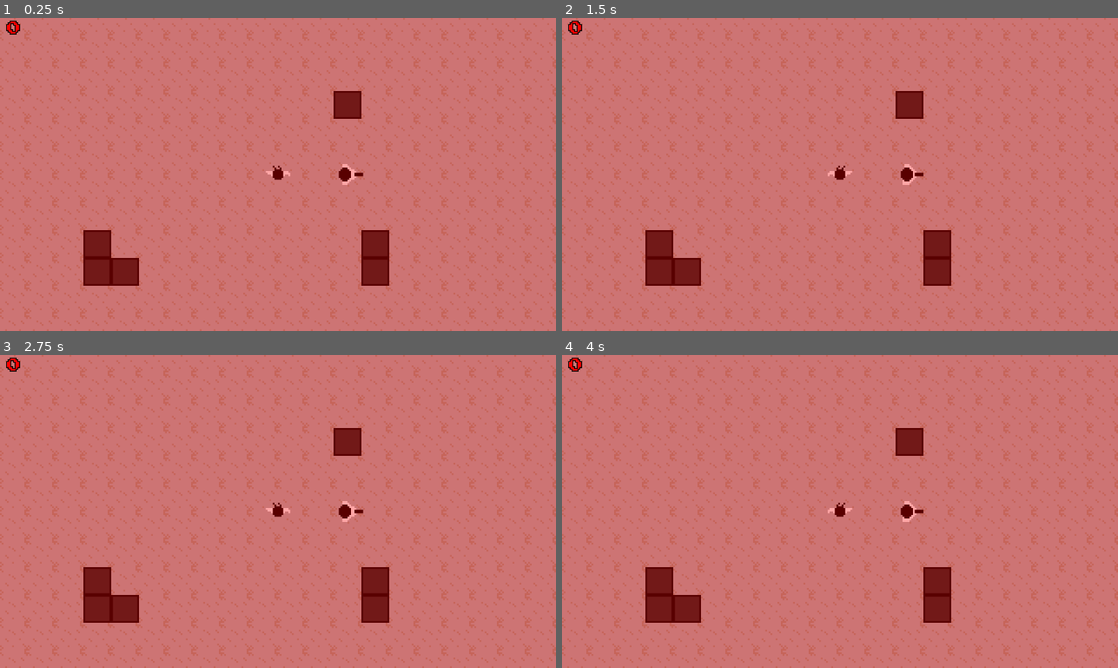
Above: before the commit, frames 1-4 (two rows, left to right).
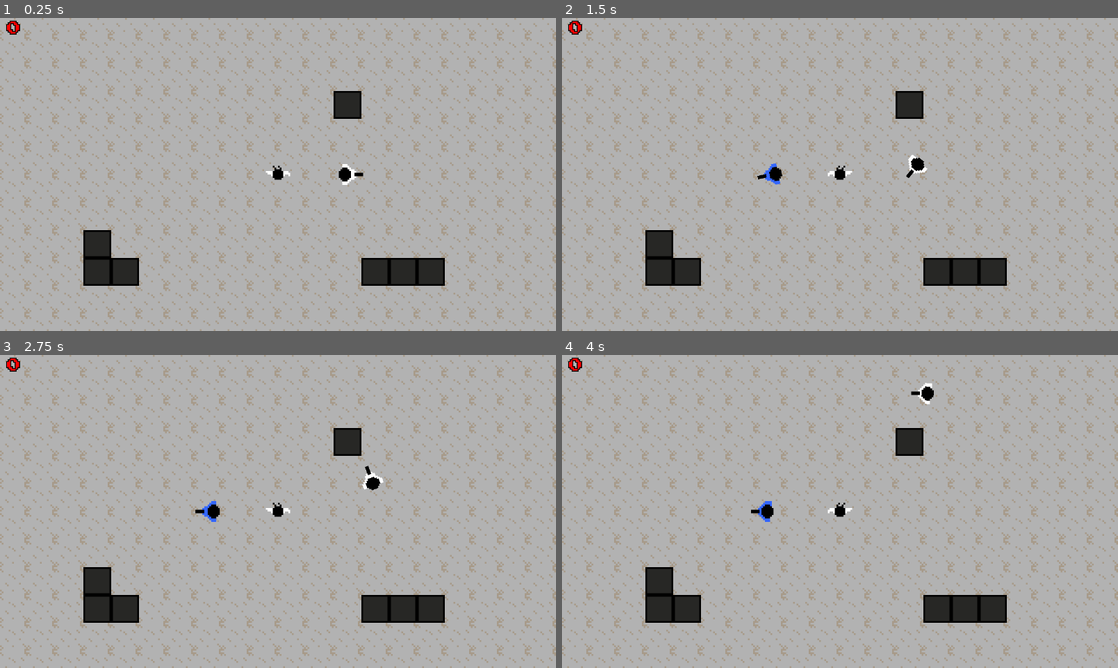
Above: after the commit, the same moments.

Repository: mysterious-ben/zombie-crush
Game: Godot game, scene res://scenes/game.tscn
The game is run twice, just before and just after one commit, with the same random seed, the same clock (stepped at 60 frames per second) and the same inputs.
Inputs:
- Up to frame 1 (0.25 s): no input
- Up to frame 2 (1.5 s): tap Enter at 0.5 s; hold Right (right) 0.53-1.28 s; tap S (p2_down) at 0.6 s; hold Down (down) from 1.28 s (still down); tap A (p2_left) at 1.35 s
- Up to frame 3 (2.75 s): release Down (down) at 2.03 s; hold Right (right) from 2.03 s (still down); tap D (p2_right) at 2.1 s
- Up to frame 4 (4 s): release Right (right) at 2.78 s; hold Up (up) 2.78-3.53 s; tap Shift (p2_shoot) at 2.85 s; hold Left (left) from 3.53 s (still down); tap W (p2_up) at 3.6 s

The runs differ from the first frame. In frame 1, 100% of the frame differs, in the area x 0-100%, y 0-100%; in frame 2, 100%; in frame 3, 100%; in frame 4, 100%.
Error before the commit: Parse Error: The member "_sprite" already exists in parent class Character. (res://scripts/player.gd:27)

Commit message:
fix: minor bug

Diff:
--- a/scenes/game.tscn
+++ b/scenes/game.tscn
@@ -48,7 +48,7 @@
 navigation_enabled = false
 
 [node name="TileMapWalls" type="TileMapLayer" parent="." unique_id=1215189975]
-tile_map_data = PackedByteArray("AAD5/wIAAAAAAAAAAAD6/wMAAAAAAAAAAAACAP3/AAAAAAAAAAD5/wMAAAAAAAAAAAADAAIAAAAAAAAAAAADAAMAAAAAAAAAAAA=")
+tile_map_data = PackedByteArray("AAD5/wIAAAAAAAAAAAD6/wMAAAAAAAAAAAACAP3/AAAAAAAAAAD5/wMAAAAAAAAAAAADAAMAAAAAAAAAAAAEAAMAAAAAAAAAAAAFAAMAAAAAAAAAAAA=")
 tile_set = SubResource("TileSet_ruvm8")
 
 [node name="Player" parent="." unique_id=91578182 instance=ExtResource("1_uwrxv")]
--- a/scripts/character.gd
+++ b/scripts/character.gd
@@ -7,7 +7,8 @@
 
 var is_dead: bool = false
 
-@onready var _sprite: AnimatedSprite2D = $AnimatedSprite2D
+# This makes using AnimatedSprite2D more convenient
+@onready var sprite: AnimatedSprite2D = $AnimatedSprite2D
 
 func die() -> void:
 	# A bullet and a zombie can hit on the same frame; die only once
@@ -18,7 +19,7 @@
 	died.emit()
 	# Keep colliding while the animation plays, then remove the body.
 	# await pauses this function until the signal fires; the game keeps running
-	_sprite.play("death")
-	await _sprite.animation_finished
+	sprite.play("death")
+	await sprite.animation_finished
 	# Deletes the node safely at the end of the current frame (this also removes it from its groups)
 	queue_free()
--- a/scripts/player.gd
+++ b/scripts/player.gd
@@ -23,10 +23,6 @@
 
 var _shoot_cooldown_left: float = 0.0
 
-# This makes using AnimatedSprite2D more convenient
-@onready var _sprite: AnimatedSprite2D = $AnimatedSprite2D
-
-
 # Called once: when the node enters the scene for the first time
 func _ready() -> void:
 	# Groups are tags: zombies chase "humans"; the game checks "players" for game over
@@ -38,7 +34,7 @@
 		recolor.shader = RECOLOR_SHADER
 		recolor.set_shader_parameter("white_replacement", white_replacement)
 		# $Name gets a child node by name
-		_sprite.material = recolor
+		sprite.material = recolor
 
 
 # Movement, collisions and input that drives them belong in _physics_process:
